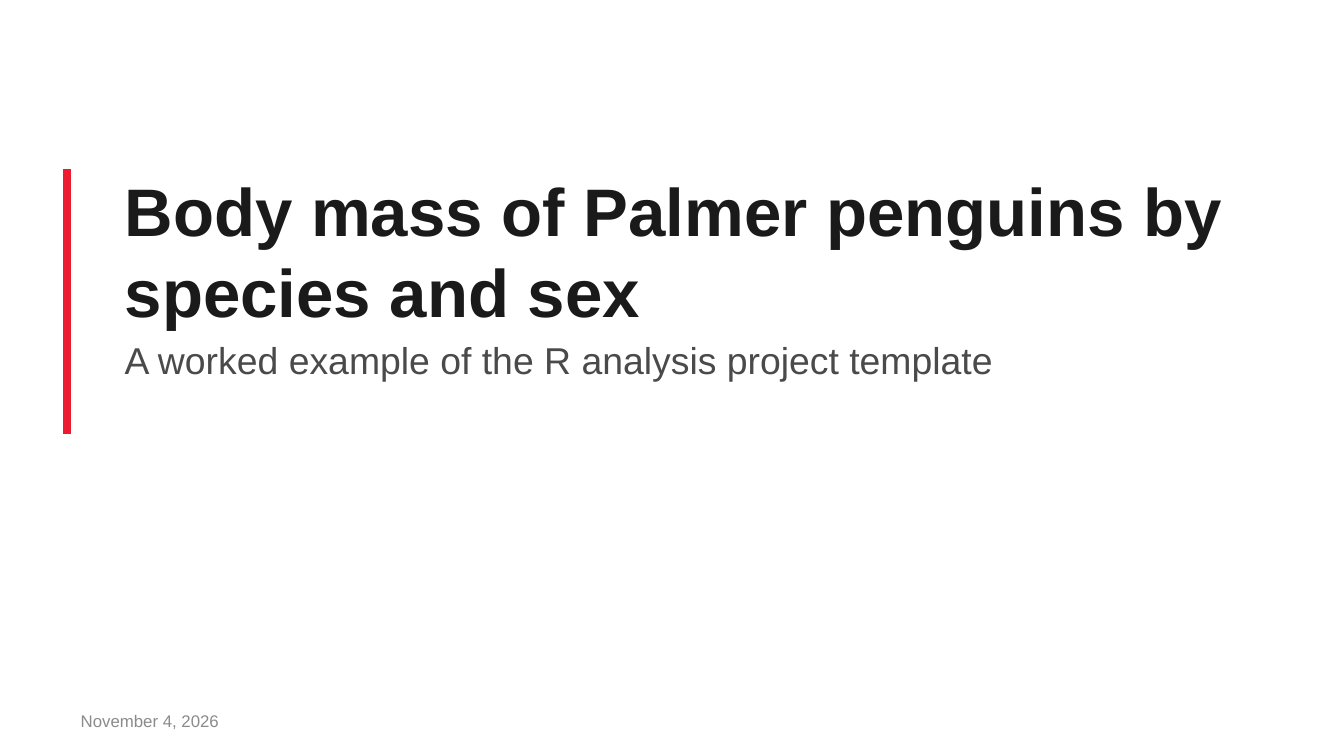
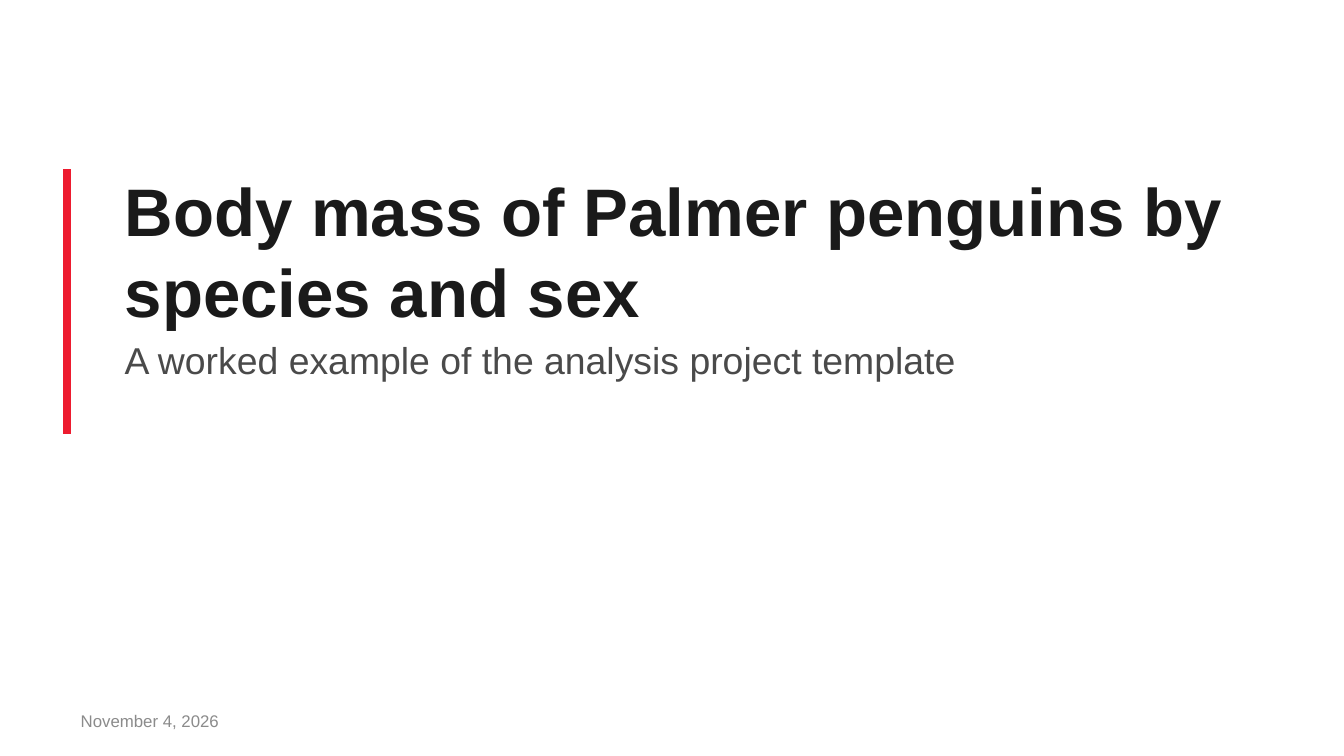
Before and after one commit to soffiafdz/analysis-template, a slide deck: slide 1 of example/outputs/reports/slides.pptx. Drawn at 1344x756 pixels with LibreOffice and Linux fonts; fonts in the diff are those of the drawing; background and template pictures are left out. Boxes give left, top, right and bottom in pixels: in the first picture for what was removed or moved away, otherwise in the second. Text is boxed around its words. In the diff, an @@ line names an element or a change of style, - is before the commit and + after.

Commit message:
Rename the template to analysis-template

```diff
--- a/example/outputs/reports/slides.pptx
+++ b/example/outputs/reports/slides.pptx
@@ subtitle at bbox=[125, 347, 955, 382]: text changed @@
-A worked example of the R analysis project template
+A worked example of the analysis project template
```
Also in this commit, not shown: 13 other files.
